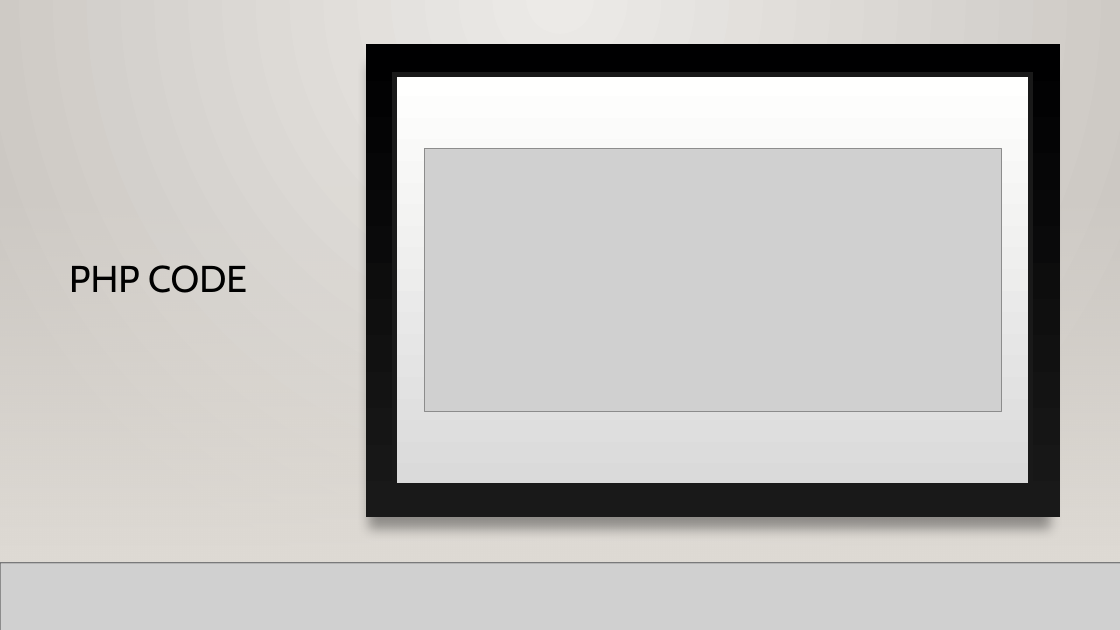
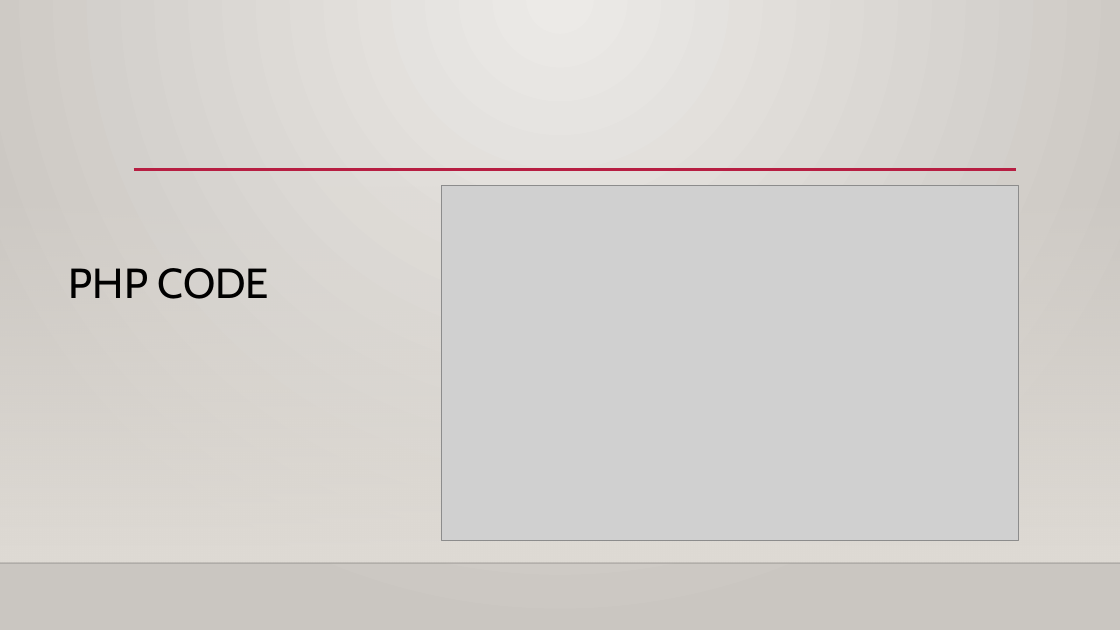
Before and after one commit to sumanthreddy29/WebProgramming, a slide deck: slide 5 of Project-2/project_2_ppt.pptx (slide 7 before the commit). Drawn at 1120x630 pixels with LibreOffice and Linux fonts; fonts in the diff are those of the drawing; grey boxes stand for pictures; background and template pictures are left out. Boxes give left, top, right and bottom in pixels: in the first picture for what was removed or moved away, otherwise in the second. Text is boxed around its words. In the diff, an @@ line names an element or a change of style, - is before the commit and + after.

Commit message:
New files

```diff
--- a/Project-2/project_2_ppt.pptx
+++ b/Project-2/project_2_ppt.pptx
@@ rectangle removed at [0, 0, 1120, 630] @@
@@ rectangle removed at [365, 45, 1060, 518] @@
@@ rectangle removed at [394, 75, 1031, 485] @@
@@ title "PHP CODE" at [69, 268, 269, 299]: size 32 to 36 pt; vertical alignment middle to bottom @@
@@ line removed from (134, 170) to (1017, 170) @@
@@ line added from (134, 170) to (1017, 170), #B71E42 2.5 pt @@
@@ rectangle removed at [0, 186, 1120, 563] @@
@@ rectangle removed at [0, 186, 1120, 563] @@
@@ picture: place and size @@
-picture at [424, 149, 1002, 413]
+picture at [441, 186, 1018, 541]
@@ line removed from (0, 563) to (1120, 563) @@
@@ picture removed at [0, 563, 1120, 630] @@
@@ line removed from (0, 563) to (1120, 563) @@
```
Also in this commit, not shown: 1 other slide changed, 5 slides added, 6 slides removed.
